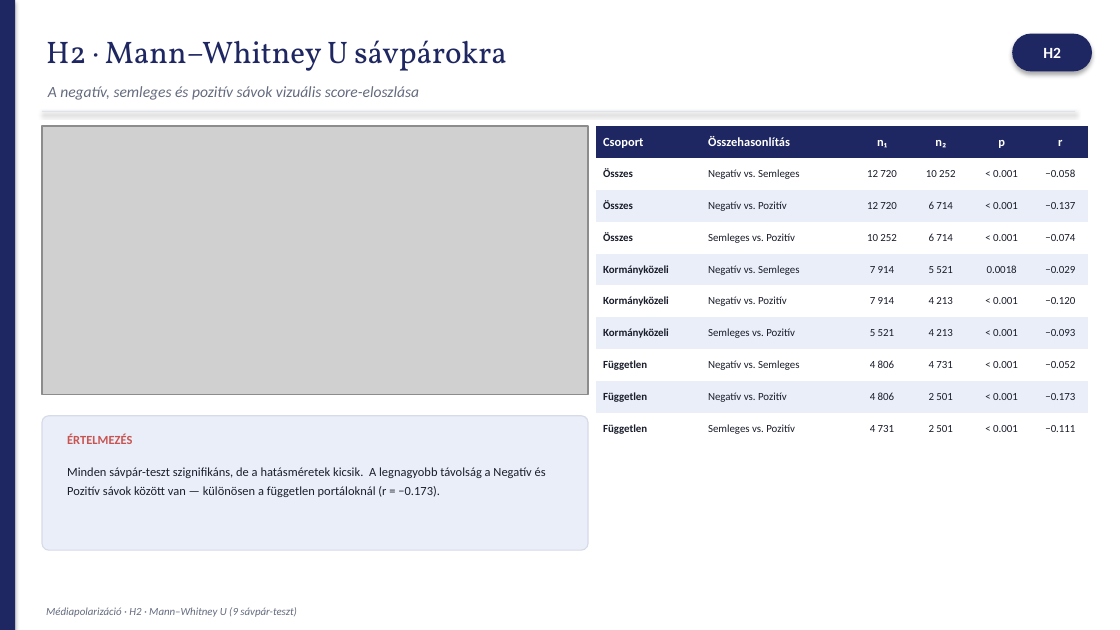
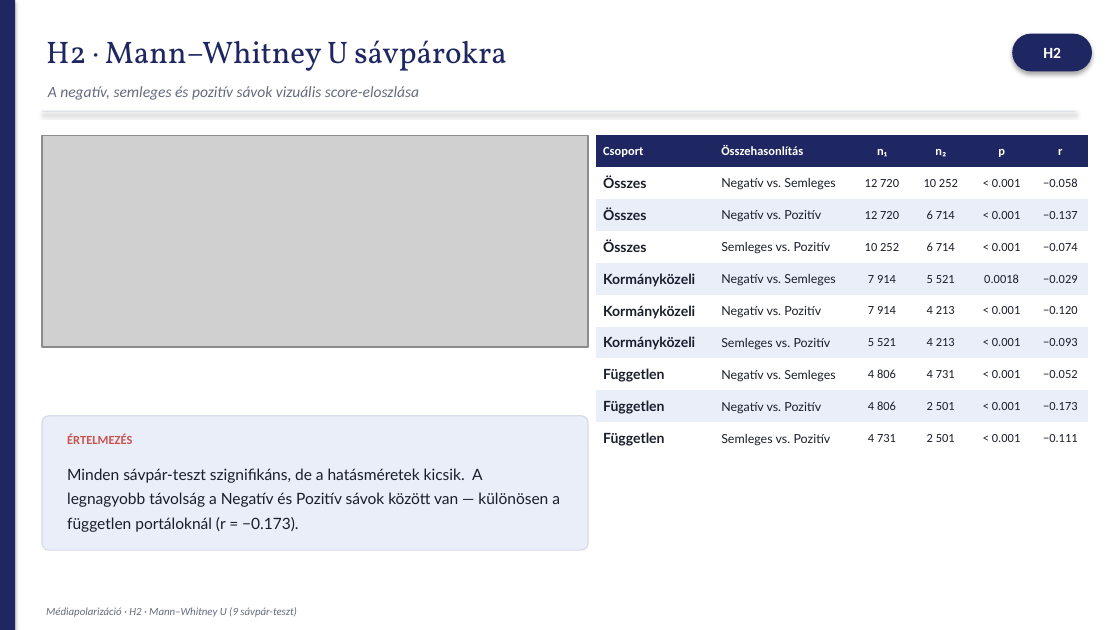
Before and after one commit to fberti/kontraszt-research, a slide deck: slide 13 of presentation/presentation_slides.pptx. Drawn at 1120x630 pixels with LibreOffice and Linux fonts; fonts in the diff are those of the drawing; grey boxes stand for pictures. Boxes give left, top, right and bottom in pixels: in the first picture for what was removed or moved away, otherwise in the second. Text is boxed around its words. In the diff, an @@ line names an element or a change of style, - is before the commit and + after.

```diff
--- a/presentation/presentation_slides.pptx
+++ b/presentation/presentation_slides.pptx
@@ picture: place and size @@
-picture at box(43, 125, 589, 394)
+picture at box(43, 136, 589, 347)
@@ table at box(597, 136, 1086, 503) @@
@@ size 7 to 9 pt in "Összes", "Összes", "Összes", "Kormányközeli" and 5 more places @@
@@ font Calibri to Lato in "Összes", "Negatív vs. Semleges", "Összes", "Negatív vs. Pozitív" and 14 more places @@
@@ size 7 to 8 pt in "Negatív vs. Semleges", "12 720", "10 252", "< 0.001" and 41 more places @@
@@ table: place and size @@
-table at box(597, 125, 1088, 493)
+table at box(597, 136, 1086, 503)
@@ text "Minden sávpár-teszt szignifikáns, de a ..." at box(67, 468, 560, 532): size 8 to 10 pt, font Calibri to Lato @@
```
Also in this commit, not shown: 17 other slides changed, 2 other files.
